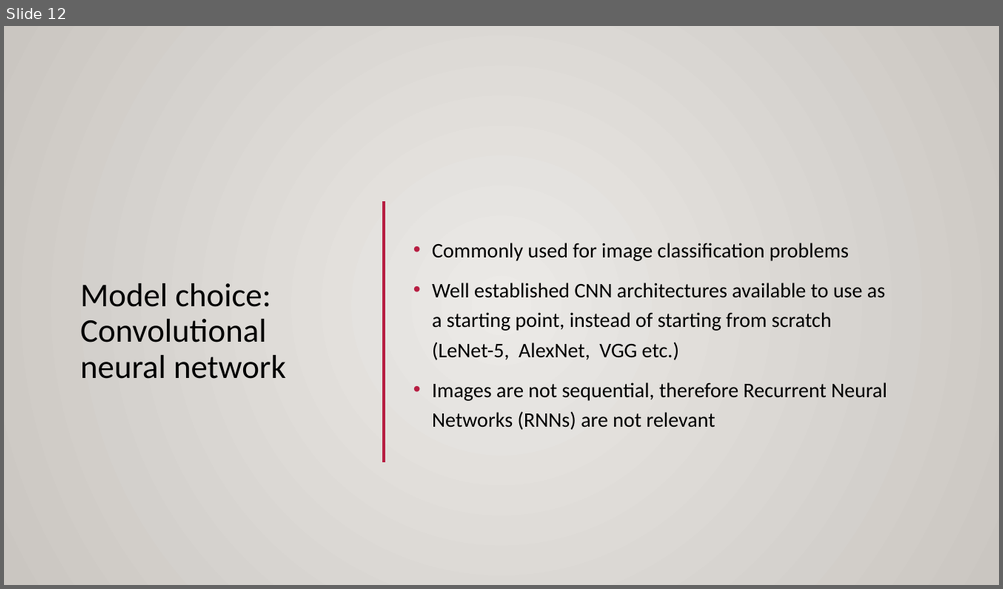
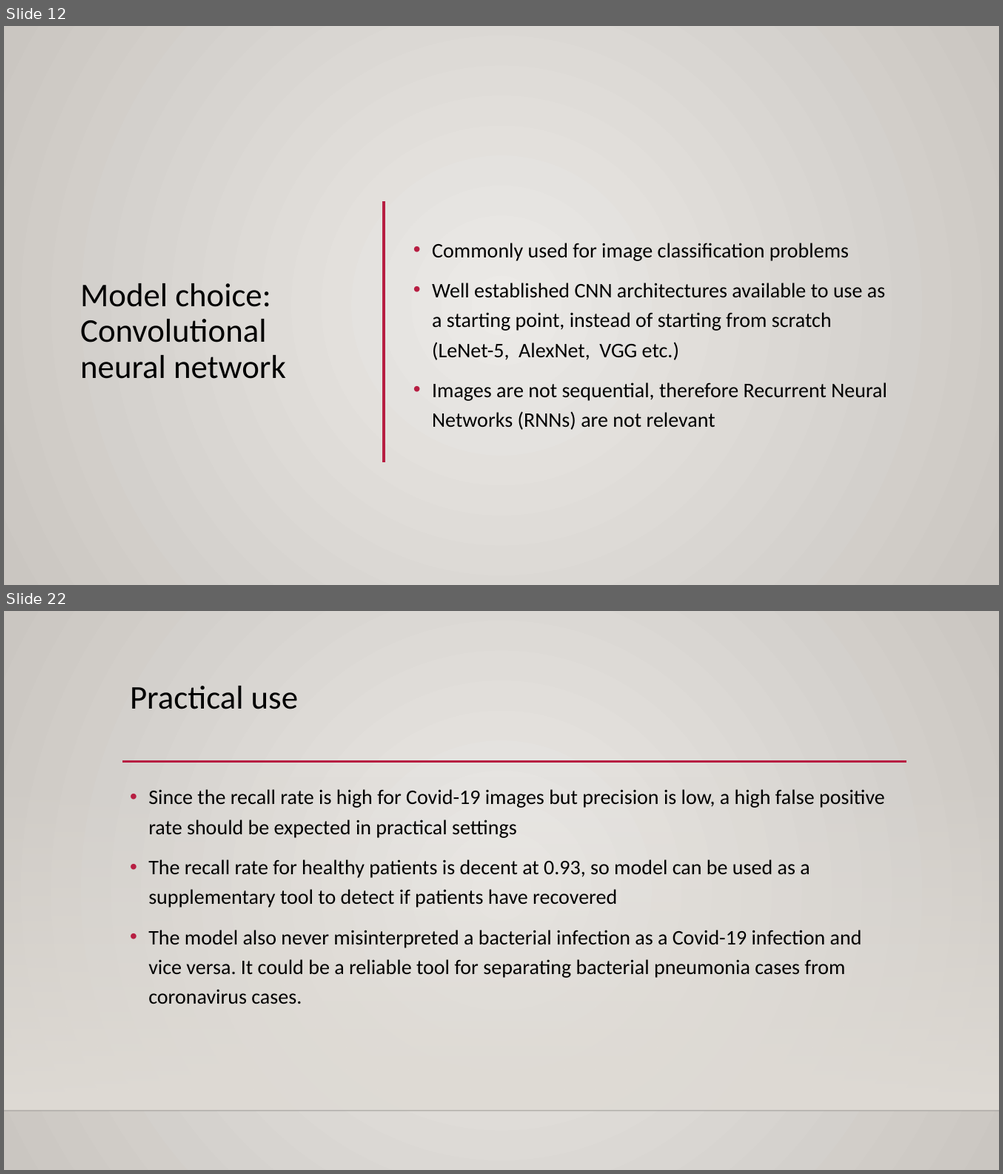
Before and after one commit to Kesterchia/Classifying-Chest-X-Rays, a slide deck: Identifying Covid-19 patients from Chest X-Rays.pptx. Shown one above the other, each under a label of ours: slide 12 before the commit, slides 12 and 22 after it; the slides between them are not shown. The pictures are 1003x589 and 1003x1174 pixels, drawn with LibreOffice and Linux fonts; fonts in the diff are those of the drawing; background and template pictures are left out. Boxes give left, top, right and bottom in pixels: in the first picture for what was removed or moved away, otherwise in the second. Text is boxed around its words. In the diff, an @@ line names an element or a change of style, - is before the commit and + after.

```diff
--- a/Identifying Covid-19 patients from Chest X-Rays.pptx
+++ b/Identifying Covid-19 patients from Chest X-Rays.pptx
@@ slide 22 added at (4,611,999,1170), background gradient #ECEAE7 to #CAC7C1; not listed: 3 template elements that a slide beside it also shows @@
@@ title added at (130,686,298,709), 32 pt, text #000000 @@
+Practical use
@@ text added at (148,789,885,1005), 20 pt, text #000000 @@
+• Since the recall rate is high for Covid-19 images but precision is low, a high false positive rate should be expected in practical settings
+• The recall rate for healthy patients is decent at 0.93, so model can be used as a supplementary tool to detect if patients have recovered
+• The model also never misinterpreted a bacterial infection as a Covid-19 infection and vice versa. It could be a reliable tool for separating bacterial pneumonia cases from coronavirus cases.
```
Also in this commit, not shown: 7 slides changed, 3 other slides added, 2 slides removed, 1 other file.
